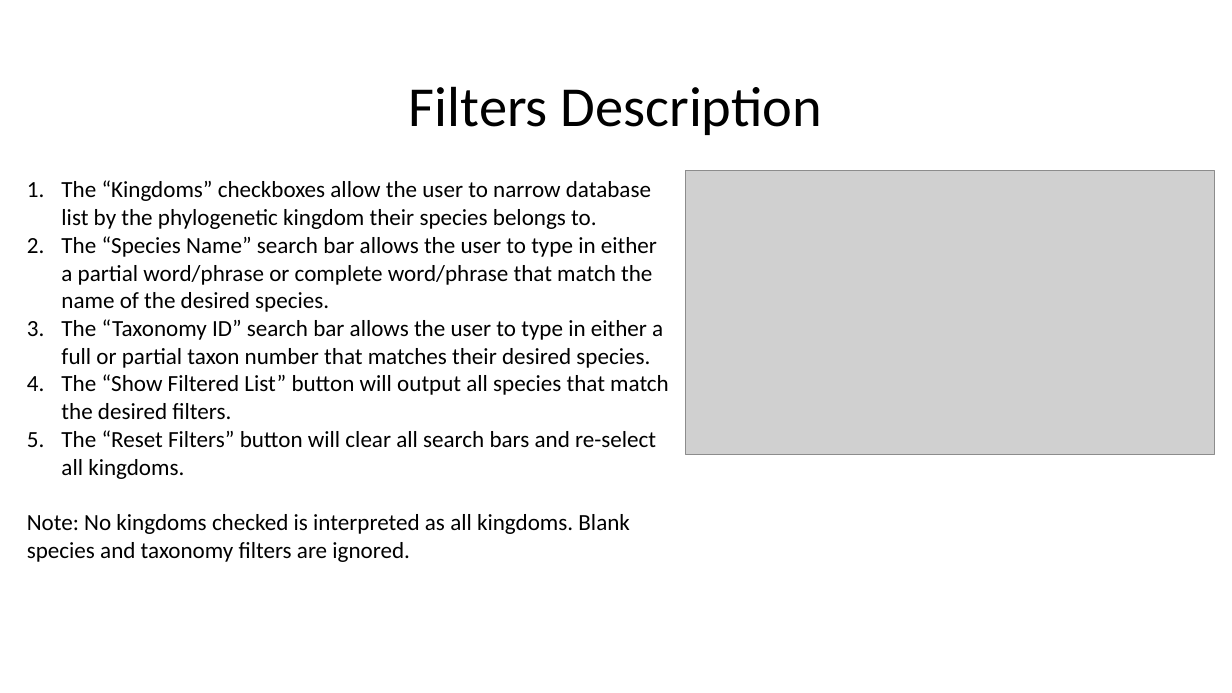
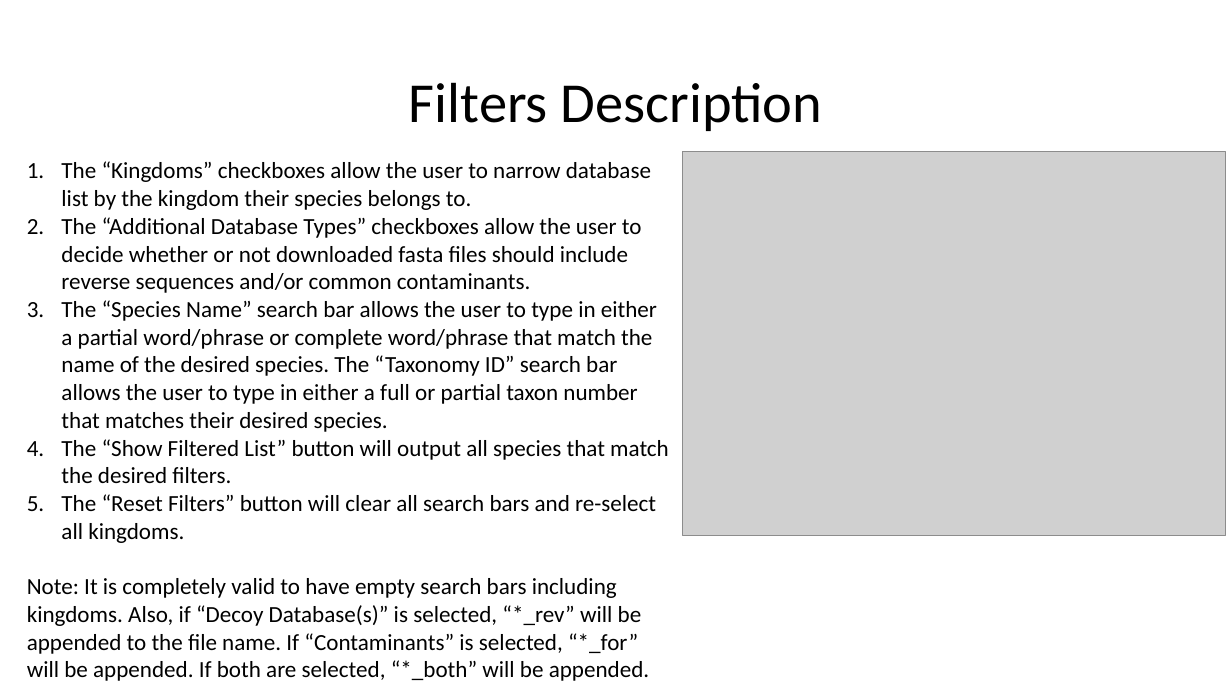
Before and after one commit to lily-liang12/Reference_Proteome_Manager, a slide deck: slide 3 of Reference_Proteome_Manager_UniProt/User_Guide_UniProt.pptx (slide 8 before the commit). Drawn at 1232x693 pixels with LibreOffice and Linux fonts; fonts in the diff are those of the drawing; grey boxes stand for pictures. Boxes give left, top, right and bottom in pixels: in the first picture for what was removed or moved away, otherwise in the second. Text is boxed around its words. In the diff, an @@ line names an element or a change of style, - is before the commit and + after.

```diff
--- a/Reference_Proteome_Manager_UniProt/User_Guide_UniProt.pptx
+++ b/Reference_Proteome_Manager_UniProt/User_Guide_UniProt.pptx
@@ title "Filters Description" at [409,82,823,131]: line spacing 1 to 0.9 @@
@@ text "The “Kingdoms” checkboxes allow the ...": place and size @@
-text "The “Kingdoms” checkboxes allow the ..." at [27,180,669,562]
+text "The “Kingdoms” checkboxes allow the ..." at [27,161,669,681]
@@ text at [61,161,657,432]: text changed @@
-1. The “Kingdoms” checkboxes allow the user to narrow database list by the phylogenetic kingdom their species belongs to.
-2. The “Species Name” search bar allows the user to type in either a partial word/phrase or complete word/phrase that match the name of the desired species.
-3. The “Taxonomy ID” search bar allows the user to type in either a full or partial taxon number that matches their desired species.
+1. The “Kingdoms” checkboxes allow the user to narrow database list by the kingdom their species belongs to.
+2. The “Additional Database Types” checkboxes allow the user to decide whether or not downloaded fasta files should include reverse sequences and/or common contaminants.
+3. The “Species Name” search bar allows the user to type in either a partial word/phrase or complete word/phrase that match the name of the desired species. The “Taxonomy ID” search bar allows the user to type in either a full or partial taxon number that matches their desired species.
@@ picture: place and size @@
-picture at [686,170,1214,455]
+picture at [682,152,1226,536]
@@ text at [61,439,669,543]: indent changed @@
@@ text at [27,578,649,681]: text changed @@
-Note: No kingdoms checked is interpreted as all kingdoms. Blank species and taxonomy filters are ignored.
+Note: It is completely valid to have empty search bars including kingdoms. Also, if “Decoy Database(s)” is selected, “*_rev” will be appended to the file name. If “Contaminants” is selected, “*_for” will be appended. If both are selected, “*_both” will be appended.
```
Also in this commit, not shown: 6 other slides changed, 1 slide added, 6 slides removed.
